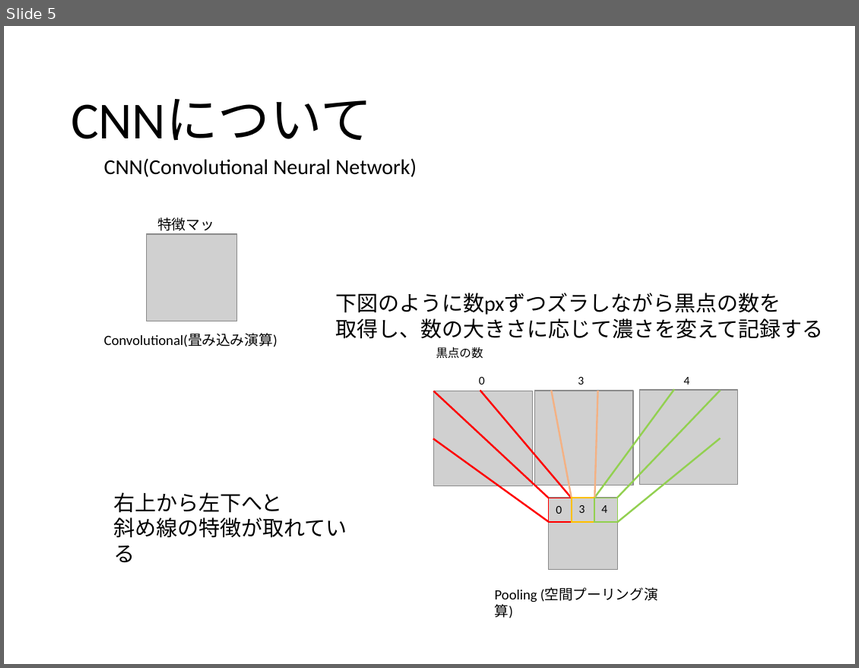
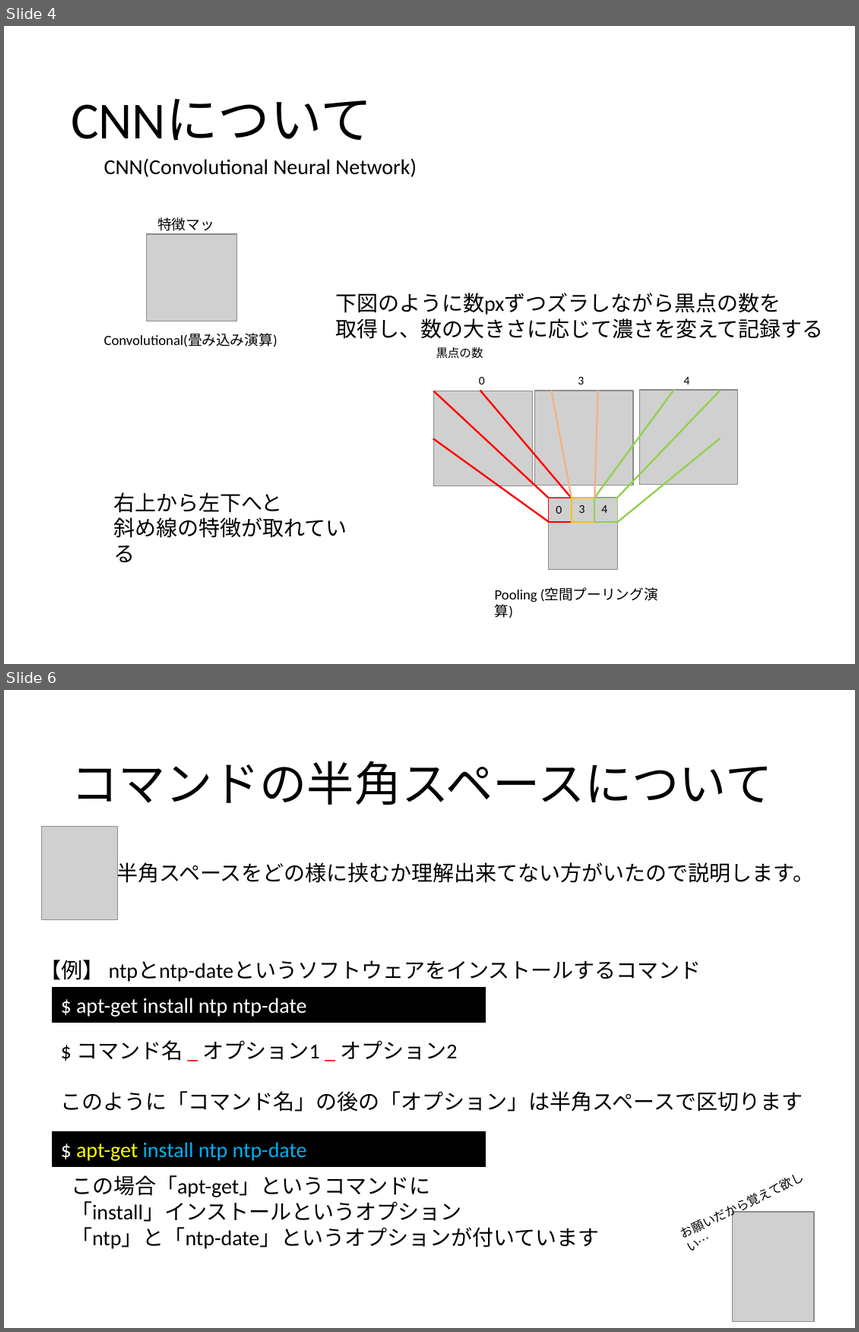
Before and after one commit to hara-lab-mizofumi/Seminar2016, a slide deck: 4-Caffeを使った画像分類.pptx. Shown one above the other, each under a label of ours: slide 5 before the commit, slides 4 and 6 after it; the slides between them are not shown. The pictures are 859x668 and 859x1332 pixels, drawn with LibreOffice and Linux fonts; fonts in the diff are those of the drawing; grey boxes stand for pictures. Boxes give left, top, right and bottom in pixels: in the first picture for what was removed or moved away, otherwise in the second. Text is boxed around its words. In the diff, an @@ line names an element or a change of style, - is before the commit and + after.

Commit message:
Modify
一応全部書いた

```diff
--- a/4-Caffeを使った画像分類.pptx
+++ b/4-Caffeを使った画像分類.pptx
@@ slide 6 added at (x1=4, y1=690, x2=855, y2=1328), background #FFFFFF @@
@@ title added at (x1=71, y1=761, x2=772, y2=805), 40 pt, text #000000 @@
+コマンドの半角スペースについて
@@ picture added at (x1=42, y1=826, x2=118, y2=920) @@
@@ text added at (x1=116, y1=859, x2=814, y2=887), 18 pt, text #000000 @@
+半角スペースをどの様に挟むか理解出来てない方がいたので説明します。
@@ text added at (x1=40, y1=960, x2=702, y2=982), 18 pt, text #000000 @@
+【例】 ntpとntp-dateというソフトウェアをインストールするコマンド
@@ rectangle added at (x1=53, y1=988, x2=486, y2=1022), fill #000000, outline #000000 1 pt, 18 pt, text #FFFFFF @@
+$ apt-get install ntp ntp-date
@@ text added at (x1=61, y1=1040, x2=804, y2=1112), 18 pt, text #000000 @@
+$ コマンド名 _ オプション1 _ オプション2
+このように「コマンド名」の後の「オプション」は半角スペースで区切ります
@@ rectangle added at (x1=53, y1=1132, x2=486, y2=1167), fill #000000, outline #000000 1 pt, 18 pt, text #00B0F0 @@
+$ apt-get install ntp ntp-date
@@ text added at (x1=71, y1=1176, x2=600, y2=1249), 18 pt, text #000000 @@
+この場合「apt-get」というコマンドに
+「install」インストールというオプション
+「ntp」と「ntp-date」というオプションが付いています
@@ text added at (x1=690, y1=1211, x2=728, y2=1251), 10.5 pt, text #000000 @@
+お願いだから覚えて欲しい…
@@ picture added at (x1=733, y1=1212, x2=814, y2=1322) @@
@@ what was slide 5 is now slide 4 @@
```
Also in this commit, not shown: 2 slides changed, 8 other slides added.
